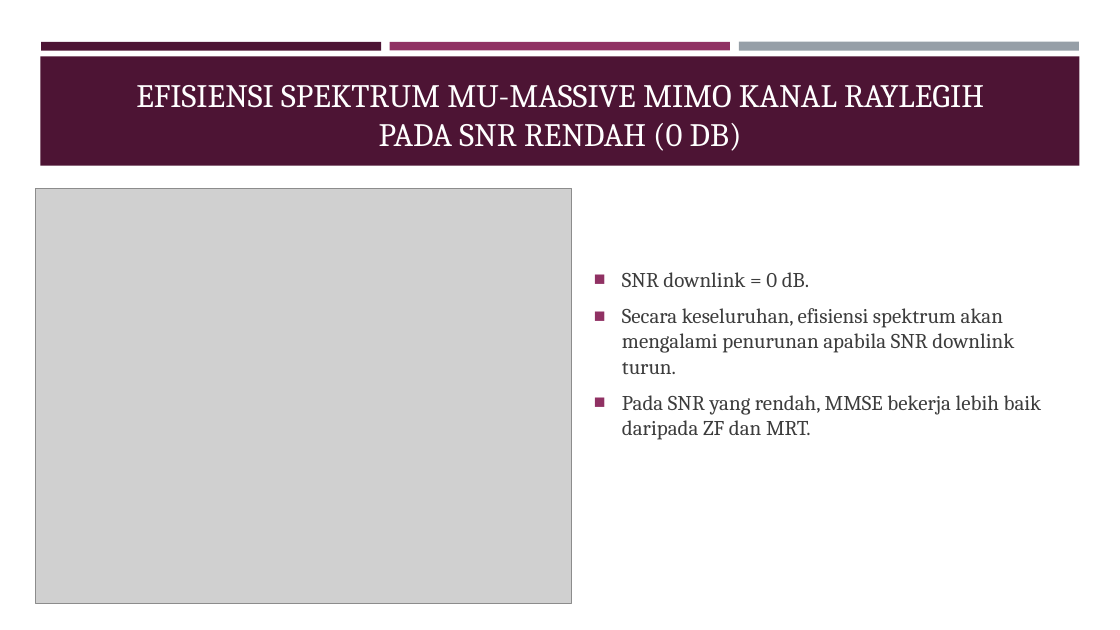
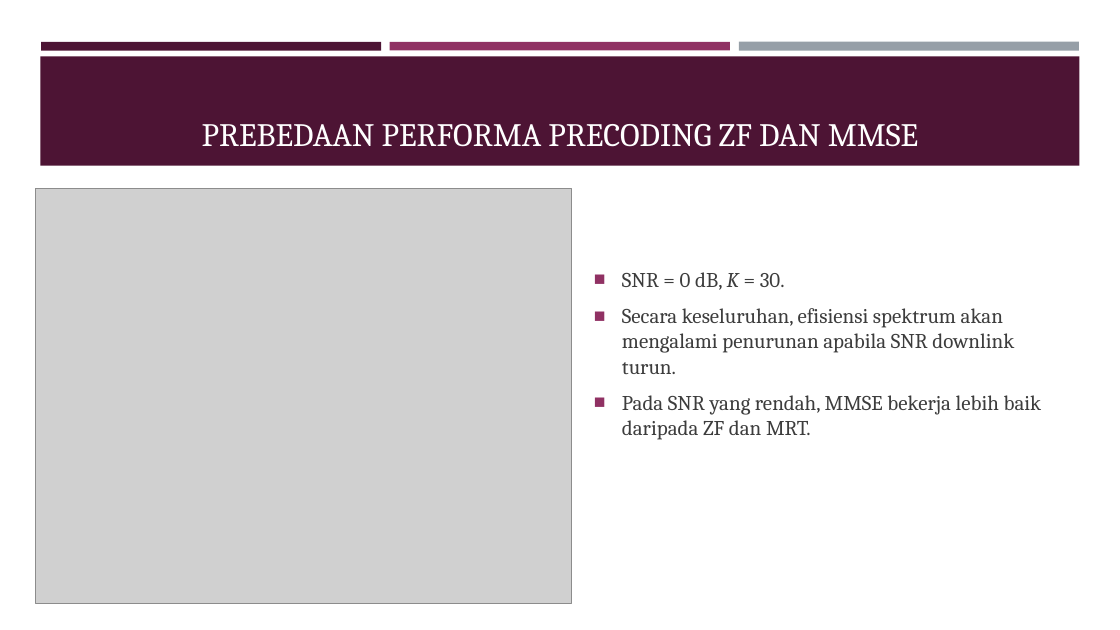
Before and after one commit to pudjamansyurin/al-massive-mimo, a slide deck: slide 19 of DOC/SIDANG TESIS/presentasi [Autosaved].pptx (slide 23 before the commit). Drawn at 1120x630 pixels with LibreOffice and Linux fonts; fonts in the diff are those of the drawing; grey boxes stand for pictures. Boxes give left, top, right and bottom in pixels: in the first picture for what was removed or moved away, otherwise in the second. Text is boxed around its words. In the diff, an @@ line names an element or a change of style, - is before the commit and + after.

```diff
--- a/DOC/SIDANG TESIS/presentasi [Autosaved].pptx
+++ b/DOC/SIDANG TESIS/presentasi [Autosaved].pptx
@@ title at (202,124,918,147): text changed @@
-EFISIENSI SPEKTRUM MU-MASSIVE MIMO KANAL RAYLEGIH
-PADA SNR RENDAH (0 DB)
+PREBEDAAN PERFORMA PRECODING ZF DAN MMSE
@@ text at (622,272,785,290): text changed @@
-■ SNR downlink = 0 dB.
+■ SNR = 0 dB, K = 30.
```
Also in this commit, not shown: 14 other slides changed, 7 slides removed, 4 other files.
